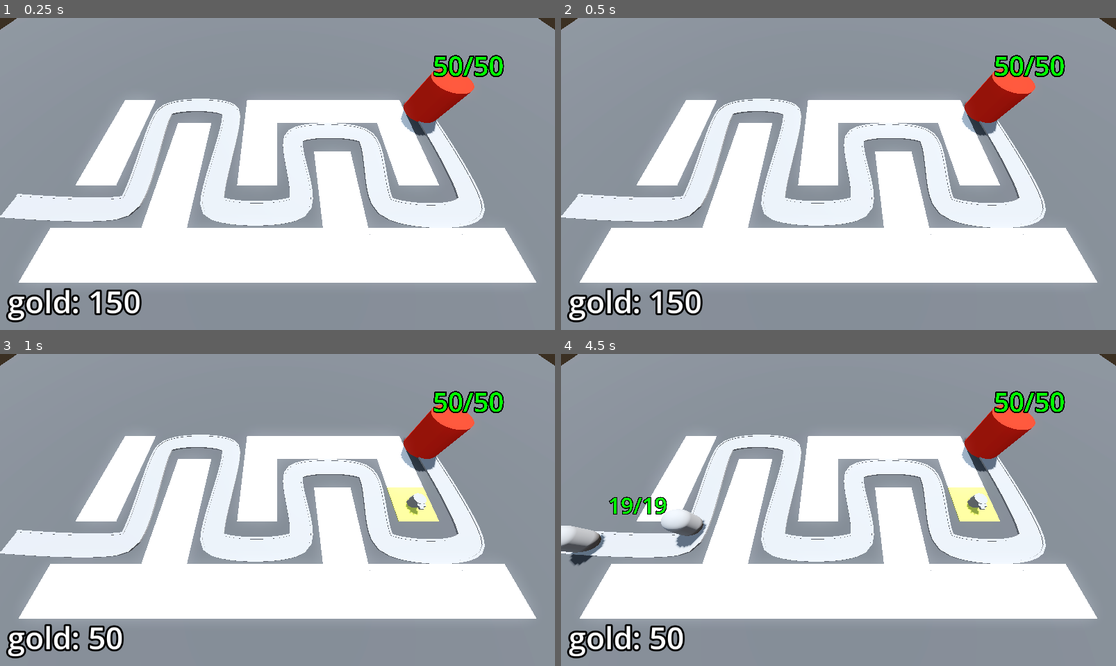
Above: before the commit, frames 1-4 (two rows, left to right).
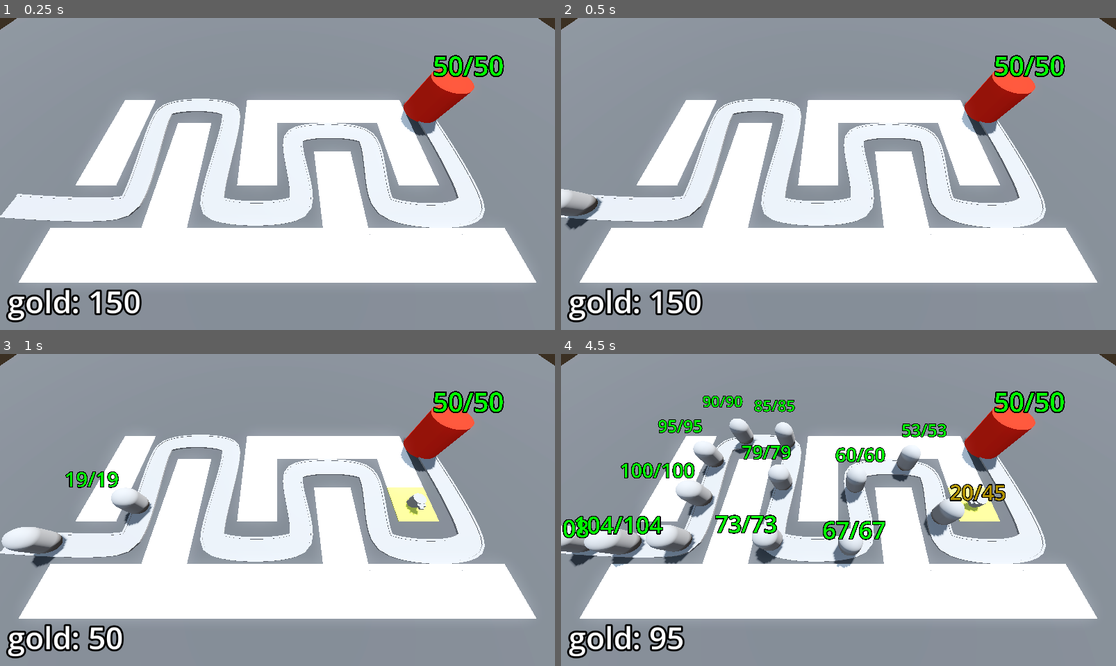
Above: after the commit, the same moments.

Repository: yrubner/TowerDefenseGD
Game: Godot game, scene res://BaseLevel.tscn
Same seed, same stepped clock (60 frames per second), same inputs: the game is played once before the commit and once after it.
Inputs (mouse positions are in pixels of both pictures, inside the frame that each line leads up to):
- Up to frame 1 (0.25 s): no input
- Up to frame 2 (0.5 s): no input
- Up to frame 3 (1 s): move the mouse to (399, 494) at 0.52 s; press the mouse at (399, 494) at 0.53 s
- Up to frame 4 (4.5 s): move the mouse to (727, 525) at 1.27 s; release the mouse at (727, 525) at 1.28 s; click (727, 525) at 1.35 s; move the mouse to (894, 441) at 2.02 s; press the mouse at (894, 441) at 2.03 s; move the mouse to (810, 572) at 2.77 s; release the mouse at (810, 572) at 2.78 s; click (810, 572) at 2.85 s; move the mouse to (1005, 556) at 3.52 s; press the mouse at (1005, 556) at 3.53 s; move the mouse to (672, 463) at 4.27 s; release the mouse at (672, 463) at 4.28 s; click (672, 463) at 4.35 s

Frame 1 is identical in both runs. In frame 2, 0.6% of the frame differs, in the area x 0-8%, y 54-68%; in frame 3, 1.5%; in frame 4, 9.6%, in the area x 0-81%, y 13-96%.

Commit message:
Finished Lesson 58: Ending the Game

Diff:
--- a/Base/base.gd
+++ b/Base/base.gd
@@ -14,6 +14,7 @@
 
 func _ready() -> void:
 	current_health = max_health
+	Engine.time_scale = 5
 
 func take_damage() -> void:
 	current_health -= 1
--- a/BaseLevel.tscn
+++ b/BaseLevel.tscn
@@ -64,11 +64,12 @@
 "cells": PackedInt32Array(65535, 65534, 0, 65535, 2, 0, 65531, 65535, 0, 65531, 65534, 0, 65531, 0, 0, 65531, 2, 0, 655 …(245 unchanged characters)…
 }
 
-[node name="EnemyPath" type="Path3D" parent="." node_paths=PackedStringArray("difficulty_manager")]
+[node name="EnemyPath" type="Path3D" parent="." node_paths=PackedStringArray("difficulty_manager", "victory_layer")]
 curve = SubResource("Curve3D_piqty")
 script = ExtResource("3_ya2ps")
 enemy_scene = ExtResource("2_605k1")
 difficulty_manager = NodePath("../DifficultyManager")
+victory_layer = NodePath("../VictoryLayer")
 
 [node name="Road" type="CSGPolygon3D" parent="EnemyPath"]
 polygon = PackedVector2Array(-1, 0, -1, 0.1, 1, 0.1, 1, 0)
@@ -78,7 +79,7 @@
 path_interval = 0.5
 path_simplify_angle = 0.0
 path_rotation = 2
-path_local = false
+path_local = true
 path_continuous_u = true
 path_u_distance = 1.0
 path_joined = false
@@ -91,7 +92,7 @@
 path_interval = 0.5
 path_simplify_angle = 0.0
 path_rotation = 2
-path_local = false
+path_local = true
 path_continuous_u = true
 path_u_distance = 1.0
 path_joined = false
@@ -104,7 +105,7 @@
 path_interval = 0.5
 path_simplify_angle = 0.0
 path_rotation = 2
-path_local = false
+path_local = true
 path_continuous_u = true
 path_u_distance = 1.0
 path_joined = false
@@ -143,5 +144,16 @@
 
 [node name="DifficultyManager" parent="." instance=ExtResource("9_sthab")]
 
+[node name="VictoryLayer" type="CanvasLayer" parent="."]
+visible = false
+
+[node name="ColorRect" type="ColorRect" parent="VictoryLayer"]
+anchors_preset = 15
+anchor_right = 1.0
+anchor_bottom = 1.0
+grow_horizontal = 2
+grow_vertical = 2
+color = Color(0, 0, 0, 0.588235)
+
 [connection signal="timeout" from="EnemyPath/Timer" to="EnemyPath" method="spawn_enemy"]
 [connection signal="stop_spawning_enemies" from="DifficultyManager" to="EnemyPath" method="_on_difficulty_manager_stop_spawning_enemies"]
--- a/Enemy/enemy.tscn
+++ b/Enemy/enemy.tscn
@@ -14,6 +14,21 @@
 radius = 1.0
 height = 3.0
 
+[sub_resource type="Animation" id="Animation_2erff"]
+length = 0.001
+tracks/0/type = "value"
+tracks/0/imported = false
+tracks/0/enabled = true
+tracks/0/path = NodePath("DamageHighlight:visible")
+tracks/0/interp = 1
+tracks/0/loop_wrap = true
+tracks/0/keys = {
+"times": PackedFloat32Array(0),
+"transitions": PackedFloat32Array(1),
+"update": 1,
+"values": [false]
+}
+
 [sub_resource type="Animation" id="Animation_73ls5"]
 resource_name = "TakeDamage"
 length = 0.1
@@ -28,21 +43,6 @@
 "transitions": PackedFloat32Array(1, 1),
 "update": 1,
 "values": [true, false]
-}
-
-[sub_resource type="Animation" id="Animation_2erff"]
-length = 0.001
-tracks/0/type = "value"
-tracks/0/imported = false
-tracks/0/enabled = true
-tracks/0/path = NodePath("DamageHighlight:visible")
-tracks/0/interp = 1
-tracks/0/loop_wrap = true
-tracks/0/keys = {
-"times": PackedFloat32Array(0),
-"transitions": PackedFloat32Array(1),
-"update": 1,
-"values": [false]
 }
 
 [sub_resource type="AnimationLibrary" id="AnimationLibrary_g6kbt"]
--- a/enemy_path.gd
+++ b/enemy_path.gd
@@ -2,6 +2,7 @@
 
 @export var enemy_scene: PackedScene
 @export var difficulty_manager: Node
+@export var victory_layer: CanvasLayer
 @onready var timer: Timer = $Timer
 
 
@@ -10,7 +11,16 @@
 	new_enemy.max_health = difficulty_manager.get_enemy_health()
 	add_child(new_enemy)
 	timer.wait_time = difficulty_manager.get_spawn_time()
+	new_enemy.tree_exited.connect(enemy_defeated)
 
 
 func _on_difficulty_manager_stop_spawning_enemies() -> void:
 	timer.stop()
+
+func enemy_defeated() -> void:
+	if timer.is_stopped():
+		for child in get_children():
+			if child is PathFollow3D:
+				return
+		print("You won!")
+		victory_layer.visible = true
Not shown: 4 places in MeshLibraries/SpaceLibrary.tres that only renumber resources
Not shown, changed: README.md
